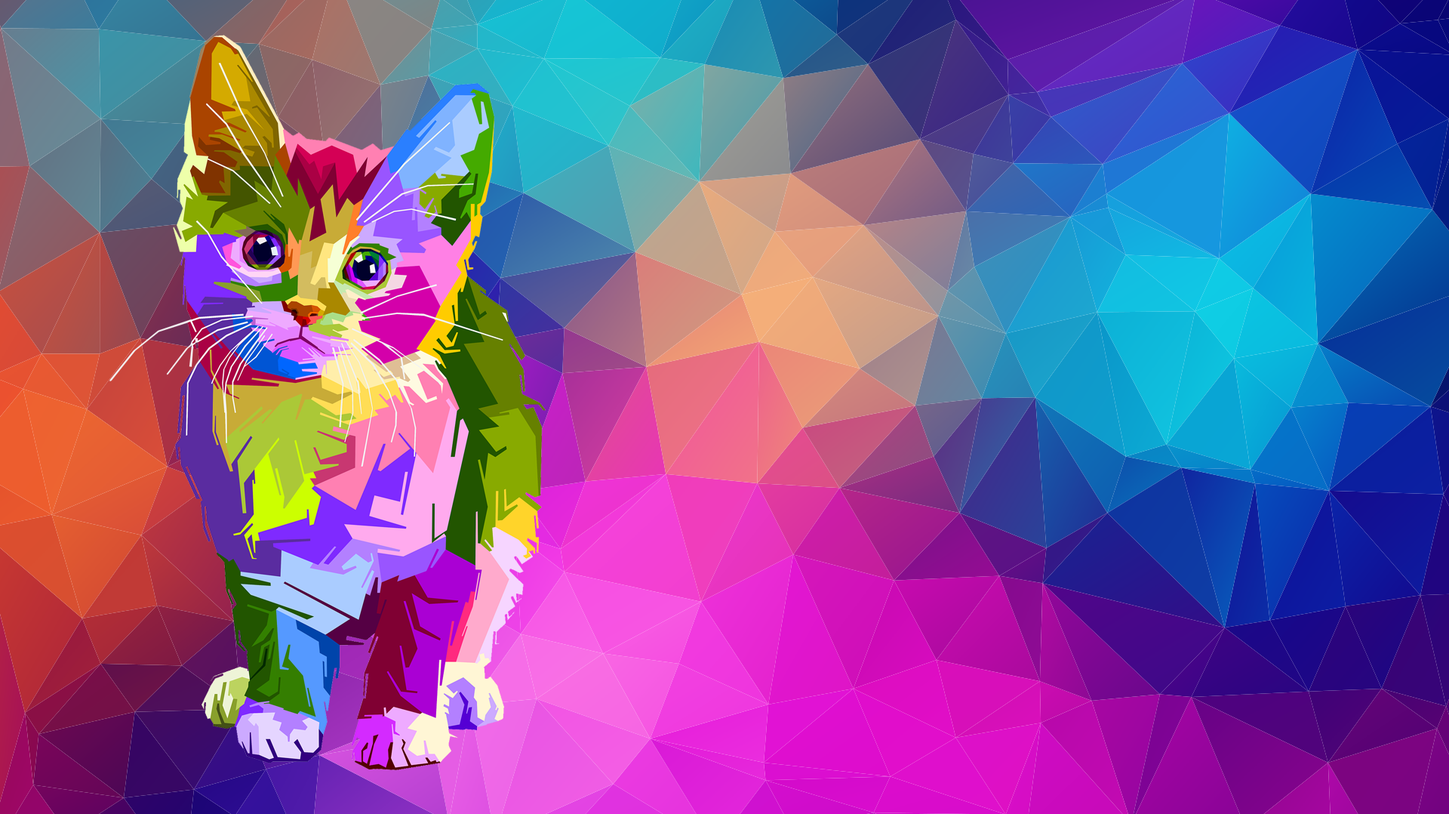
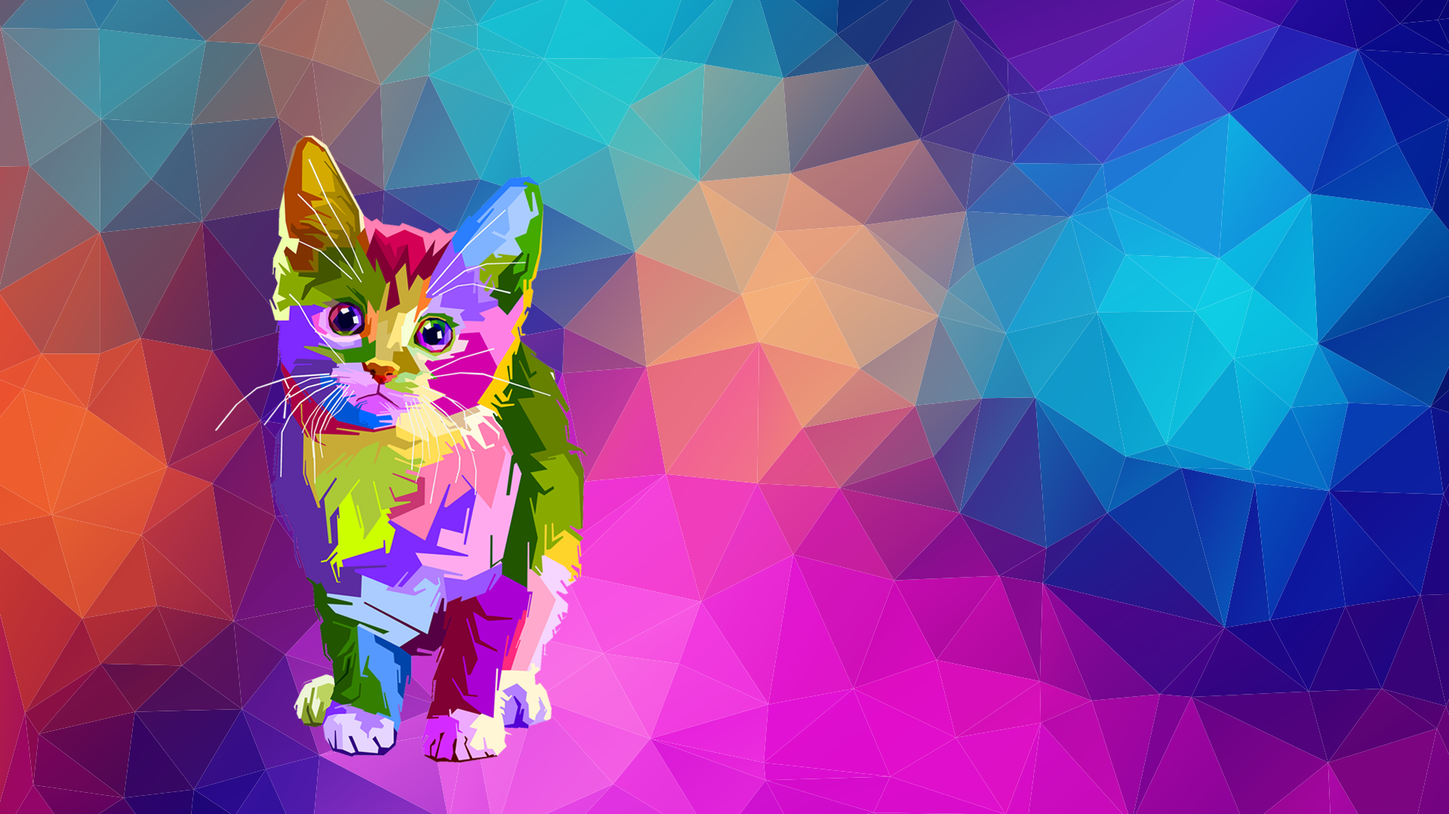
Comparing the layer stacks of the two 1449px x 814px images. Changes:
painted on "Layer 1" over bbox(109, 34, 588, 770)
